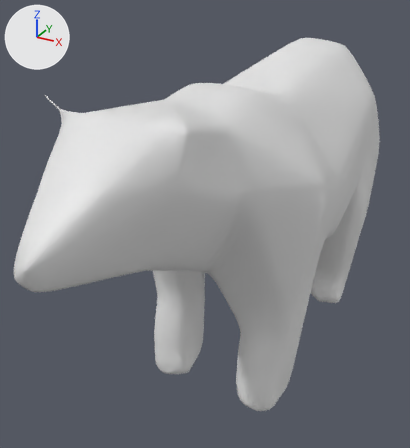
Renders of the FBX model Project_clone_0/Assets/_Models/Animals/Bear Model.fbx from each side of a commit.
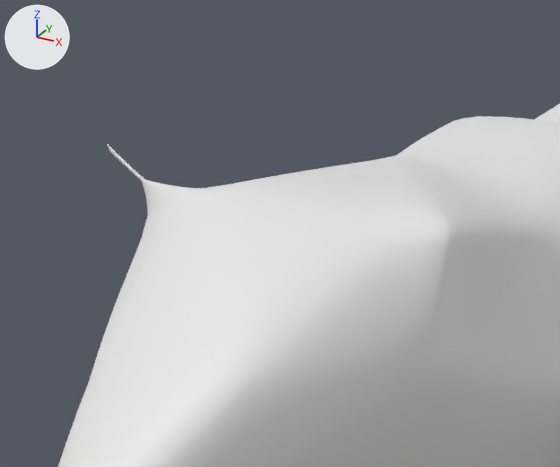
Each version appears first whole from a camera (50 mm lens) standing at (3.32, -8.0, 4.82) and looking at (-0.42, -1.19, 1.42), and next in a close-up on the part from 0% to 57% of the width and 8% to 51% of the height. Lighting does not change. The marker at upper left points along +X, +Y and +Z. The close-ups show mesh edges as thin lines. Where no turn or scale is listed for an object, it has been applied to the vertices.
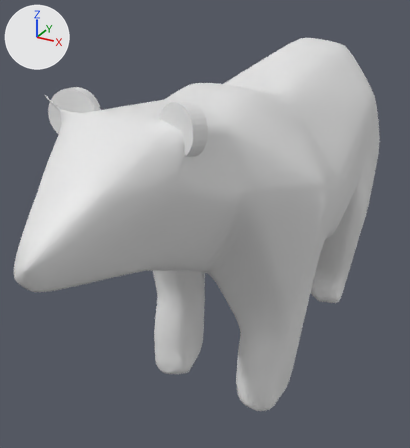
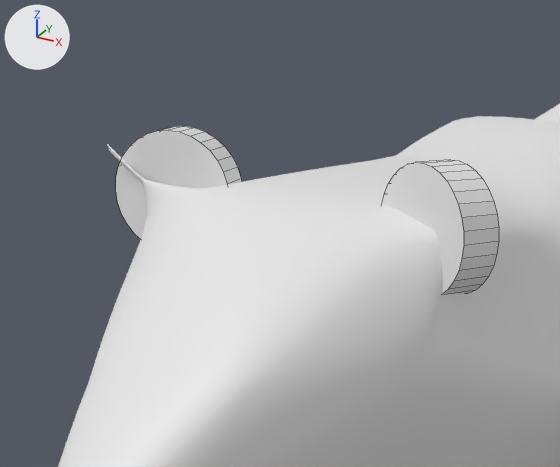
Commit message: bear ears

The change, as a list of edits to the scene's bpy script:
```text
Add me_cylinder_001:
    me_cylinder_001.from_pydata(...)  # 64 vertices, 34 faces; spans x -0.259..0.259, y -0.164..0.164, z -0.259..0.259
Add me_cylinder:
    me_cylinder.from_pydata(...)  # 64 vertices, 34 faces; spans x -0.258..0.258, y -0.163..0.163, z -0.259..0.259
Add ob_earright:
    ob_earright = bpy.data.objects.new('EarRight', me_cylinder_001)
    ob_earright.location = (-0.542, -3.671, 3.547)
Add ob_earleft:
    ob_earleft = bpy.data.objects.new('EarLeft', me_cylinder)
    ob_earleft.location = (0.71, -3.671, 3.534)
```

Location of each change, (x1, y1, x2, y2) in pixels of the close-ups (560 x 467 px):
'EarLeft', added: after (382, 160, 499, 294)
'EarRight', added: after (116, 126, 242, 239)
